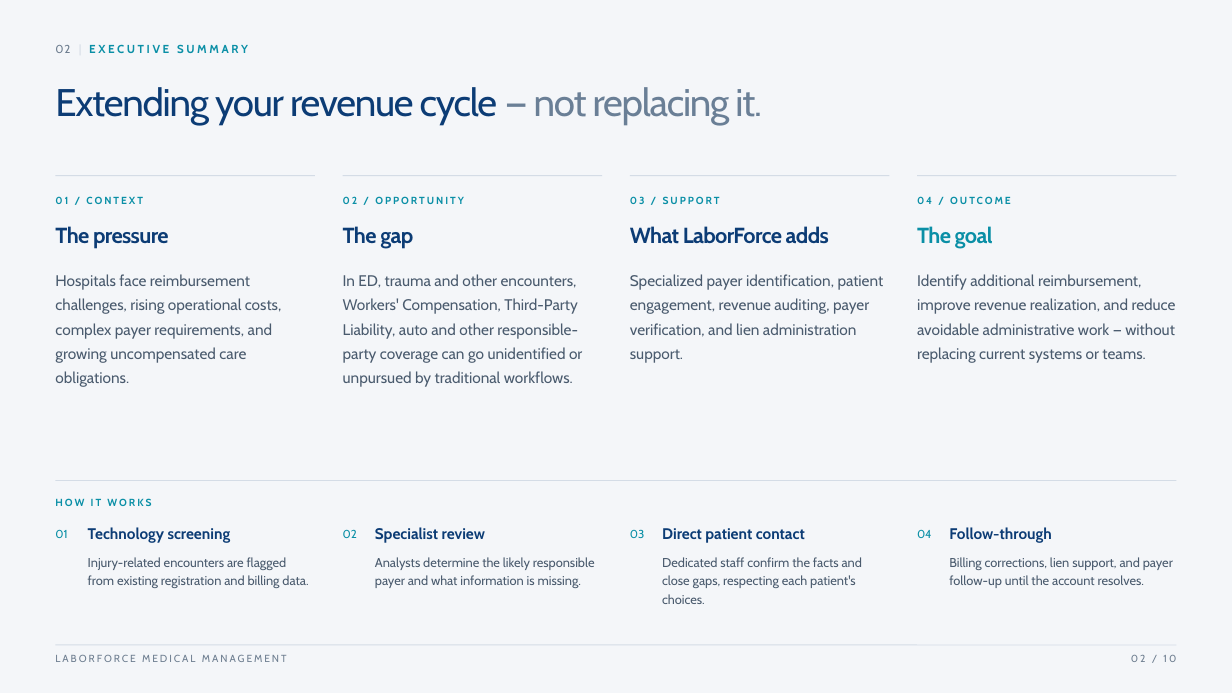
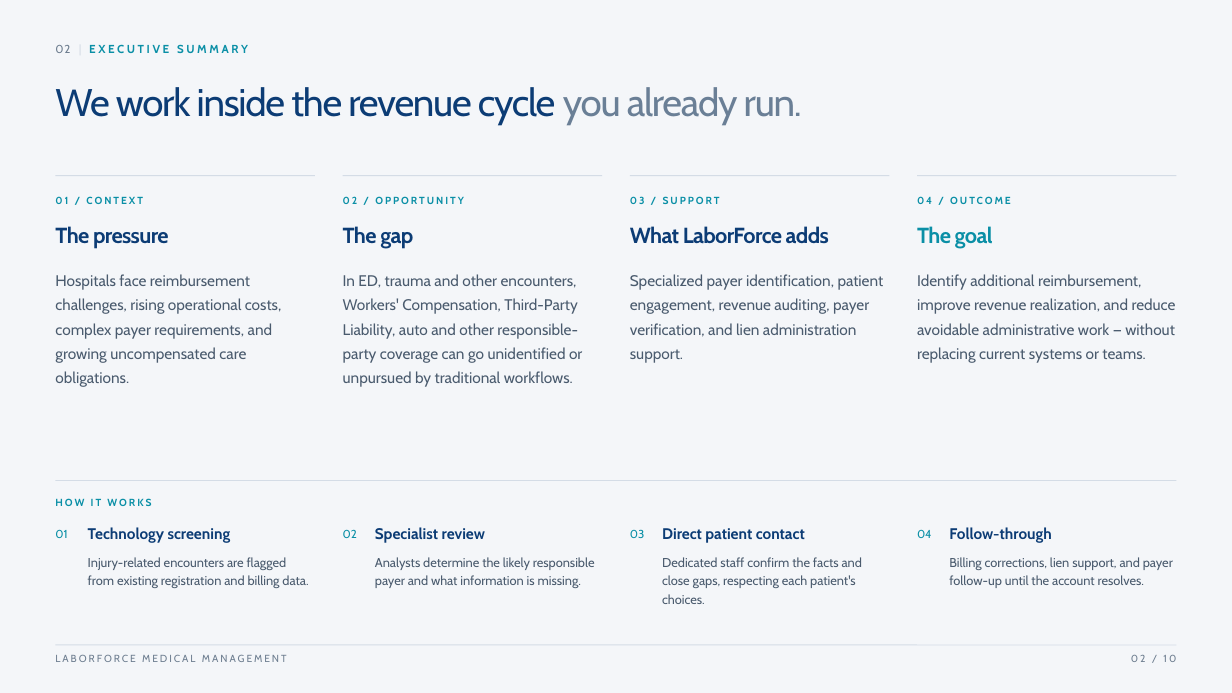
Before and after one commit to GMyoung/laborforce-deck, a slide deck: slide 2 of LaborForce_CookCountyHealth.pptx. Drawn at 1232x693 pixels with LibreOffice and Linux fonts; fonts in the diff are those of the drawing. Boxes give left, top, right and bottom in pixels: in the first picture for what was removed or moved away, otherwise in the second. Text is boxed around its words. In the diff, an @@ line names an element or a change of style, - is before the commit and + after.

```diff
--- a/LaborForce_CookCountyHealth.pptx
+++ b/LaborForce_CookCountyHealth.pptx
@@ text at bbox=[55, 87, 802, 126]: text changed @@
-Extending your revenue cycle — not replacing it.
+We work inside the revenue cycle you already run.
```
Also in this commit, not shown: 4 other slides changed, 2 other files.
